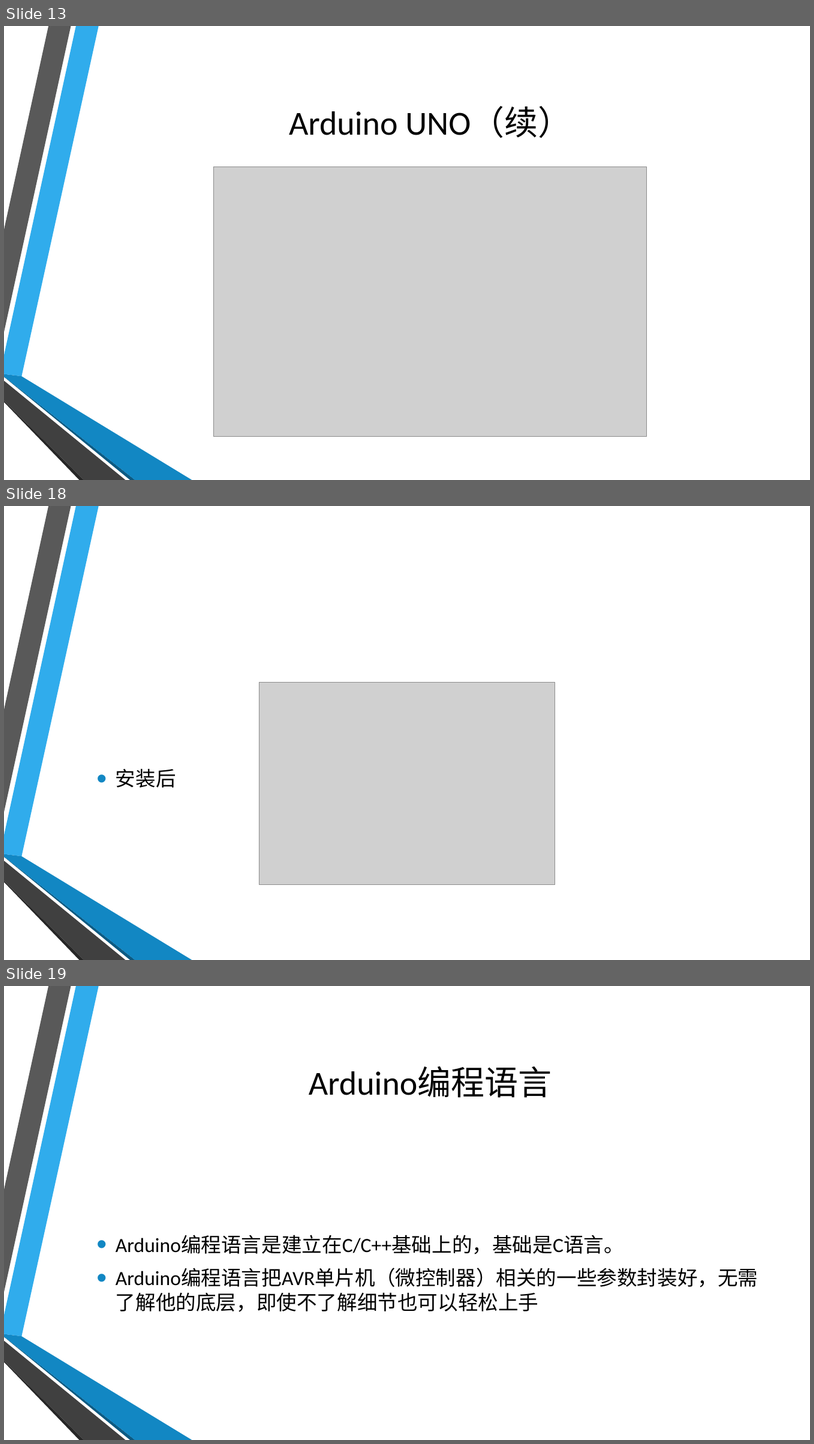
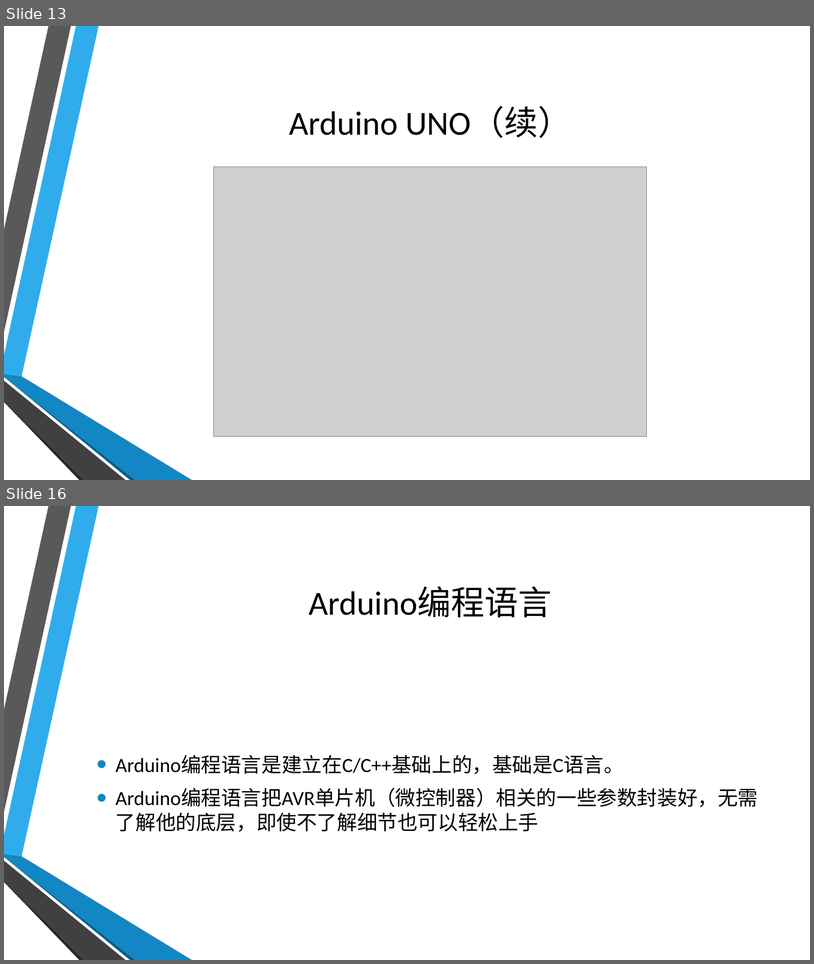
Before and after one commit to coco-hkk/arduino-courses, a slide deck: 1/1.pptx. Shown one above the other, each under a label of ours: slides 13, 18 and 19 before the commit, slides 13 and 16 after it; the slides between them are not shown. The pictures are 814x1444 and 814x964 pixels, drawn with LibreOffice and Linux fonts; fonts in the diff are those of the drawing; grey boxes stand for pictures; background and template pictures are left out. Boxes give left, top, right and bottom in pixels: in the first picture for what was removed or moved away, otherwise in the second. Text is boxed around its words. In the diff, an @@ line names an element or a change of style, - is before the commit and + after.

```diff
--- a/1/1.pptx
+++ b/1/1.pptx
@@ slide 18 removed at [4, 506, 810, 960], background picture (left out); not listed: 6 template elements that a slide beside it also shows @@
@@ picture removed at [259, 682, 555, 884] @@
@@ text removed at [116, 768, 176, 787] @@
-• 安装后
@@ what was slide 19 is now slide 16 @@
```
Also in this commit, not shown: 1 slide changed, 1 slide added, 3 other slides removed, 5 other files.
